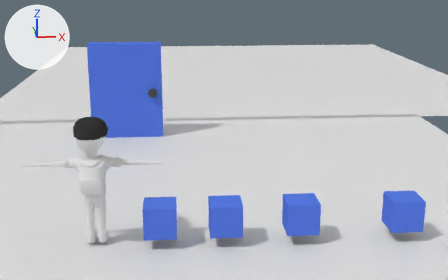
Renders of the Blender file _game_teste.blend from each side of a commit.
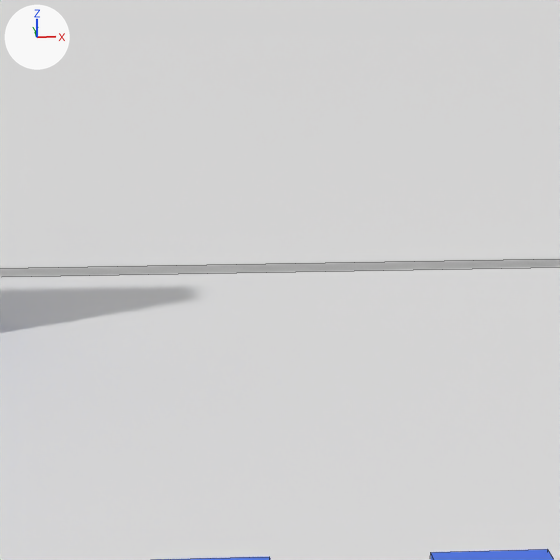
There are two pictures of each version: one from a 50 mm camera at (1.43, -9.72, 4.54) aimed at (2.46, 4.53, 0.5), one close up on the part from 38% to 71% of the width and 17% to 70% of the height. The axes (+X, +Y, +Z) are drawn at upper left. The lights are the same throughout. The close-ups show mesh edges as thin lines.
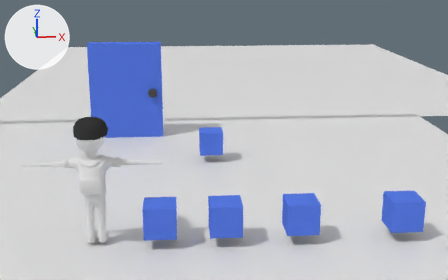
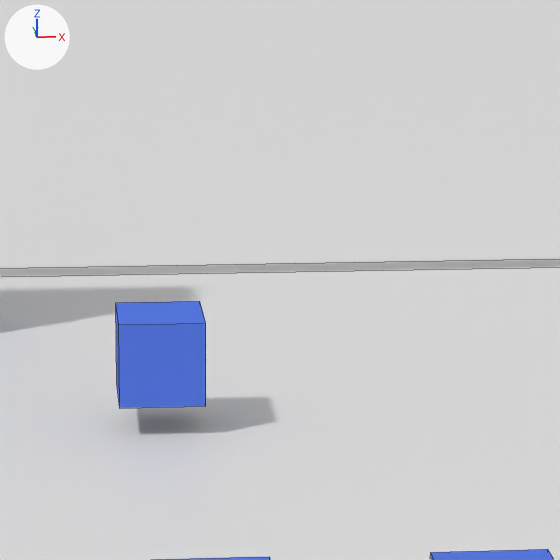
Where the change shows, as pixel boxes (x1, y1, x2, y2) in the close-ups (560 x 560 px):
'item.004', added: after (116, 301, 206, 408)

Edits to the bpy script that builds the scene:
```text
Add ob_item_004:
    ob_item_004 = bpy.data.objects.new('item.004', None)
    ob_item_004.location = (2.155, 4.548, 0.469)
    ob_item_004.show_instancer_for_render = False
    ob_item_004.instance_type = 'COLLECTION'
    ob_item_004.instance_collection = col_item
```
